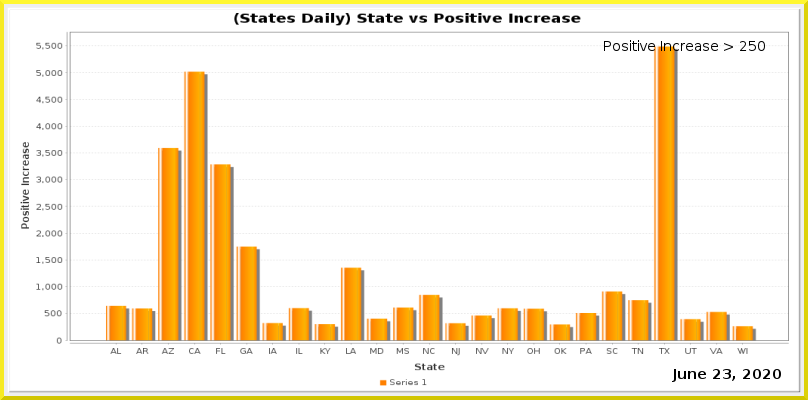
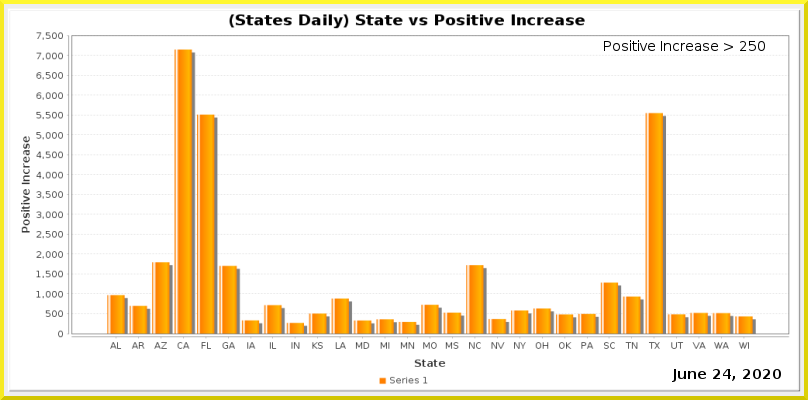
The second (808, 400) image is a revision of the first. Changes to its layers:
painted on "Current Date" over (723, 369, 731, 379)
painted on "Date_vs_TestIncrease.png" over (7, 7, 801, 393)
